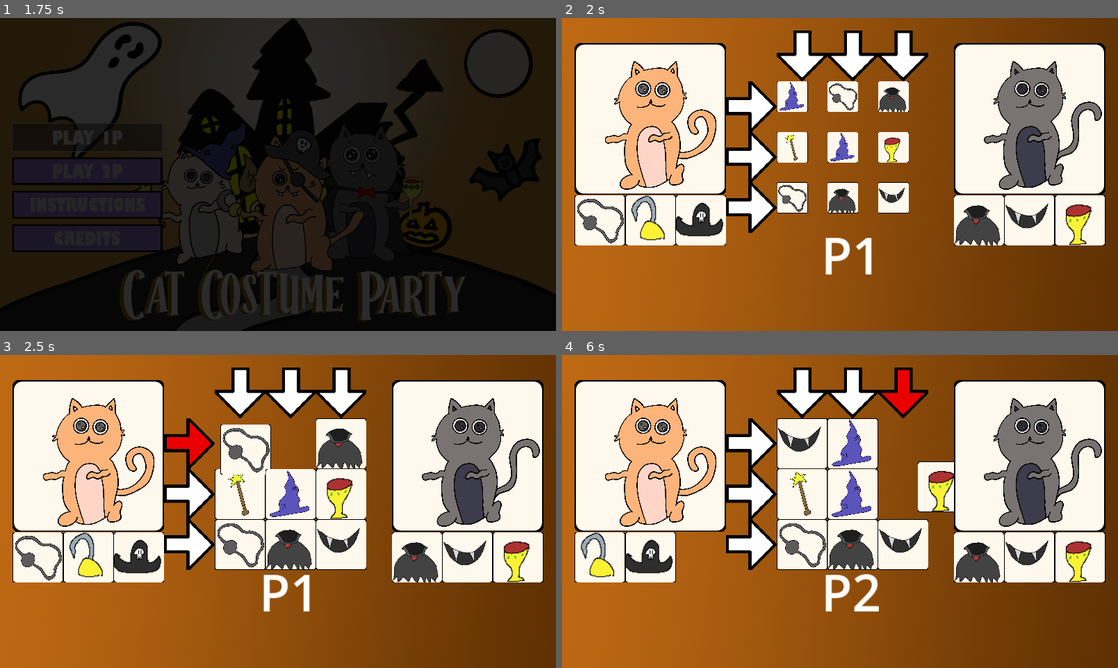
Above: before the commit, frames 1-4 (two rows, left to right).
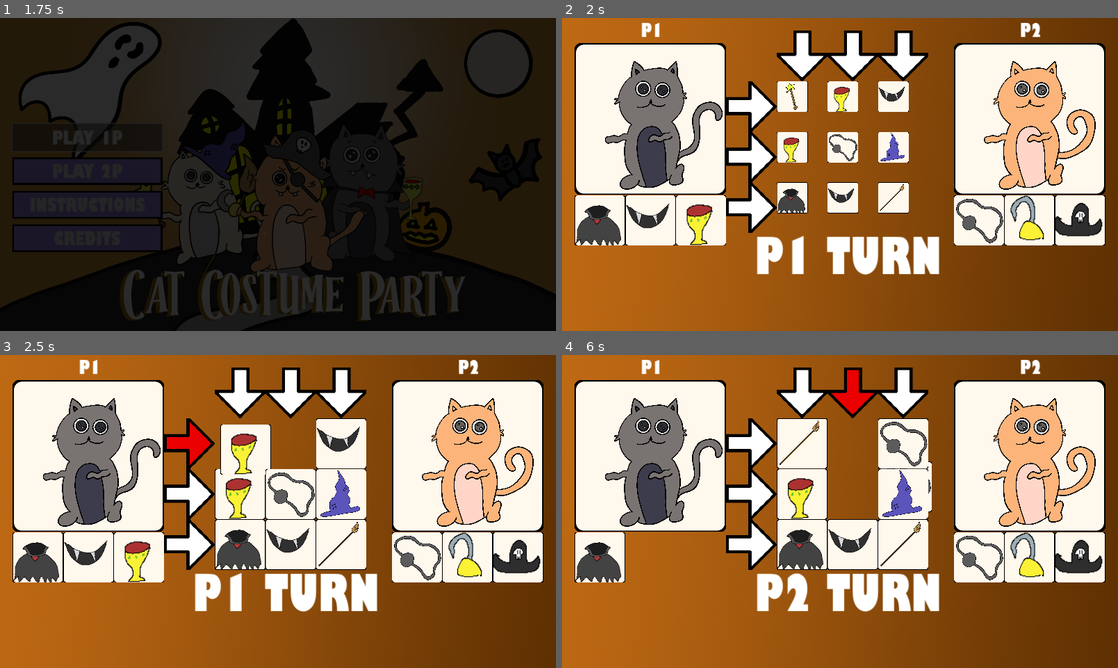
Above: after the commit, the same moments.

Repository: Zami77/CatCostumeParty
Game: Godot game, scene res://managers/GameManager.tscn
Same seed, same stepped clock (60 frames per second), same inputs: the game is played once before the commit and once after it.
Inputs (mouse positions are in pixels of both pictures, inside the frame that each line leads up to):
- Up to frame 1 (1.75 s): move the mouse to (400, 158) at 0.52 s; press the mouse at (400, 158) at 0.53 s; release the mouse at (400, 158) at 1.25 s; click "PLAY 1P" at 1.25 s
- Up to frame 2 (2 s): no input
- Up to frame 3 (2.5 s): click (189, 442) at 2 s
- Up to frame 4 (6 s): click (751, 492) at 2.75 s; click (751, 545) at 3.5 s; click (801, 392) at 4.25 s; click (851, 392) at 5 s; click (901, 392) at 5.77 s

Frame 1 is identical in both runs. In frame 2, 17% of the frame differs, in the area x 2-98%, y 1-82%; in frame 3, 20%; in frame 4, 25%.

Commit message:
random bag impl for costume pieces and cats

Diff:
--- a/CatCostumeParty/common/UtilHelper.gd
+++ b/CatCostumeParty/common/UtilHelper.gd
@@ -1,20 +1,39 @@
-class_name UtilHelper
 extends Node
 
-static func create_random_costume_piece() -> CostumePiece:
-	var rng = RandomNumberGenerator.new()
+var rng = RandomNumberGenerator.new()
+var costume_piece_bag = []
+var costume_cat_bag = []
+
+func _ready():
 	rng.randomize()
-	var rand_costume_component: CostumePiece.CostumeComponent = rng.randi_range(0, len(CostumePiece.CostumeComponent) - 1) as CostumePiece.CostumeComponent
+	_fill_bags()
+
+func _fill_bags() -> void:
+	_fill_costume_piece_bag()
+	_fill_costume_cat_bag()
+
+func _fill_costume_piece_bag() -> void:
+	if not costume_piece_bag:
+		costume_piece_bag = CostumePiece.CostumeComponent.values() + CostumePiece.CostumeComponent.values()
+
+func _fill_costume_cat_bag() -> void:
+	if not costume_cat_bag:
+		costume_cat_bag = ScenePaths.all_costume_cats_packed_scenes + ScenePaths.all_costume_cats_packed_scenes
+
+func create_random_costume_piece() -> CostumePiece:
+	_fill_bags()
+	rng.randomize()
+	var rand_costume_component: CostumePiece.CostumeComponent = costume_piece_bag.pop_at(rng.randi_range(0, len(costume_piece_bag) - 1)) as CostumePiece.CostumeComponent
 	var costume_piece: CostumePiece = ScenePaths.costume_piece_packed_scene.instantiate()
 	costume_piece.costume_component = rand_costume_component
 	return costume_piece
 
-static func create_costume_piece(costume_component: CostumePiece.CostumeComponent) -> CostumePiece:
+func create_costume_piece(costume_component: CostumePiece.CostumeComponent) -> CostumePiece:
 	var costume_piece: CostumePiece = ScenePaths.costume_piece_packed_scene.instantiate()
 	costume_piece.costume_component = costume_component
 	return costume_piece
 
-static func create_random_costume_cat() -> CostumeCat:
-	var rng = RandomNumberGenerator.new()
+func create_random_costume_cat() -> CostumeCat:
+	_fill_bags()
 	rng.randomize()
-	return ScenePaths.all_costume_cats_packed_scenes[rng.randi_range(0, len(ScenePaths.all_costume_cats_packed_scenes) - 1)].instantiate()
+	return costume_cat_bag.pop_at(rng.randi_range(0, len(costume_cat_bag) - 1)).instantiate()
--- a/CatCostumeParty/managers/MatchManager.gd
+++ b/CatCostumeParty/managers/MatchManager.gd
@@ -19,8 +19,8 @@
 @onready var dressed_cat_area_p1: Node2D = get_node("DressedCatAreaP1")
 @onready var dressed_cat_area_p2: Node2D = get_node("DressedCatAreaP2")
 @onready var game_end_panel: GameEndPanel = get_node("CanvasLayer/GameEndPanel")
-
 @onready var turn_label: Label = get_node("TurnLabel")
+
 enum TurnState { P1, P2, GAME_END, NONE }
 var turn_state = TurnState.P1
 var winning_player = TurnState.NONE
@@ -51,7 +51,7 @@
 	if turn_state == TurnState.GAME_END:
 		return
 
-	turn_label.text = TurnState.keys()[turn_state]
+	turn_label.text = TurnState.keys()[turn_state] + " TURN"
 
 	if is_ai and turn_state == TurnState.P2:
 		costume_piece_grid.select_disabled = true
--- a/CatCostumeParty/managers/MatchManager.tscn
+++ b/CatCostumeParty/managers/MatchManager.tscn
@@ -1,9 +1,10 @@
-[gd_scene load_steps=5 format=3 uid="uid://fudjsw5rof3m"]
+[gd_scene load_steps=6 format=3 uid="uid://fudjsw5rof3m"]
 
 [ext_resource type="Script" path="res://managers/MatchManager.gd" id="1_s3c2u"]
 [ext_resource type="Texture2D" uid="uid://cjbng43026ljx" path="res://managers/match_background.png" id="2_6kwbx"]
 [ext_resource type="PackedScene" uid="uid://bt757vxvg1fgg" path="res://costume_piece_grid/CostumePieceGrid.tscn" id="2_kdm08"]
 [ext_resource type="PackedScene" uid="uid://dccan5dvvoco" path="res://ui/game_end_panel/GameEndPanel.tscn" id="3_py1wa"]
+[ext_resource type="Theme" uid="uid://c6kvf2ibqye14" path="res://ui/themes/DefaultTheme.tres" id="4_0dlc5"]
 
 [node name="MatchManager" type="Node2D"]
 script = ExtResource("1_s3c2u")
@@ -32,12 +33,27 @@
 position = Vector2(1248, 672)
 
 [node name="TurnLabel" type="Label" parent="."]
-offset_left = 656.0
-offset_top = 512.0
-offset_right = 808.0
-offset_bottom = 690.0
+offset_left = 488.0
+offset_top = 520.0
+offset_right = 640.0
+offset_bottom = 698.0
+theme = ExtResource("4_0dlc5")
 theme_override_font_sizes/font_size = 128
 text = "P1"
+
+[node name="P1Label" type="Label" parent="."]
+offset_left = 200.0
+offset_right = 255.0
+offset_bottom = 64.0
+theme = ExtResource("4_0dlc5")
+text = "P1"
+
+[node name="P2Label" type="Label" parent="."]
+offset_left = 1160.0
+offset_right = 1215.0
+offset_bottom = 64.0
+theme = ExtResource("4_0dlc5")
+text = "P2"
 
 [node name="CanvasLayer" type="CanvasLayer" parent="."]
 
--- a/CatCostumeParty/project.godot
+++ b/CatCostumeParty/project.godot
@@ -18,6 +18,7 @@
 [autoload]
 
 AudioManager="*res://managers/AudioManager.gd"
+UtilHelper="*res://common/UtilHelper.gd"
 
 [display]
 
--- a/CatCostumeParty/ui/themes/DefaultTheme.tres
+++ b/CatCostumeParty/ui/themes/DefaultTheme.tres
@@ -15,6 +15,8 @@
 Button/font_sizes/font_size = 48
 Button/fonts/font = ExtResource("1_av2oo")
 Button/styles/normal = SubResource("StyleBoxFlat_oro04")
+Label/font_sizes/font_size = 48
+Label/fonts/font = ExtResource("1_av2oo")
 RichTextLabel/font_sizes/normal_font_size = 64
 RichTextLabel/fonts/normal_font = ExtResource("1_av2oo")
 TextEdit/font_sizes/font_size = 64
